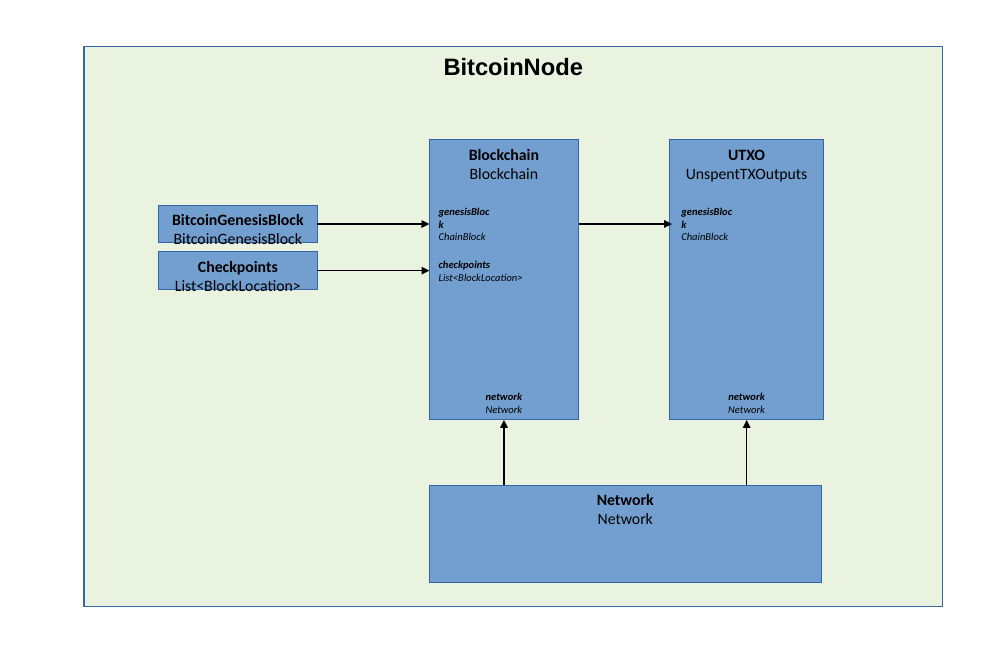
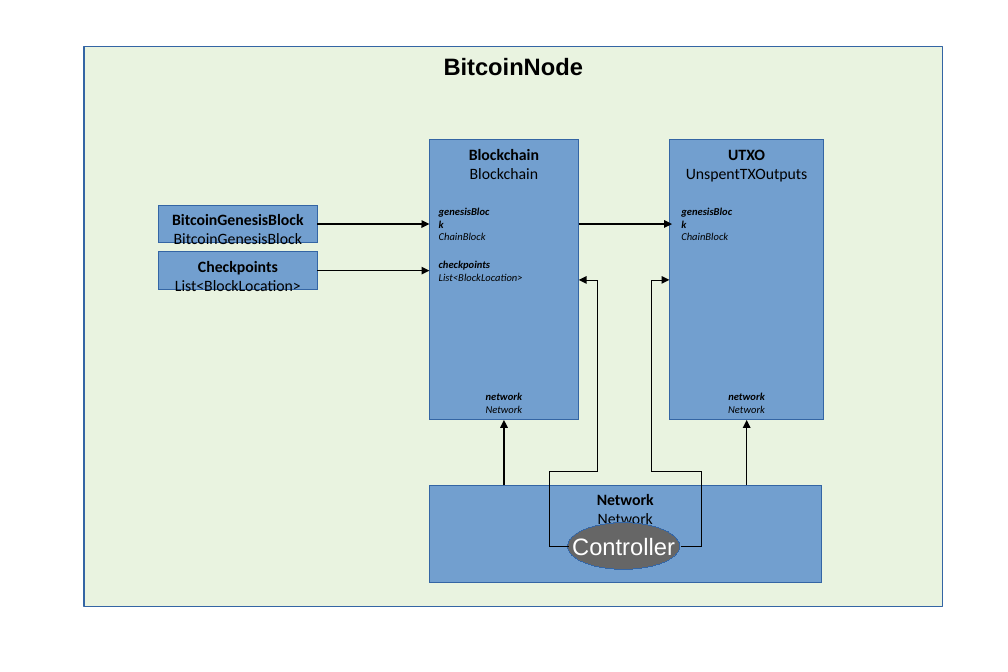
Before and after one commit to BusinessChain/BToken, a slide deck: slide 1 of Doc/BitcoinNode.odp. Drawn at 1008x672 pixels with LibreOffice and Linux fonts; fonts in the diff are those of the drawing. Boxes give left, top, right and bottom in pixels: in the first picture for what was removed or moved away, otherwise in the second. Text is boxed around its words. In the diff, an @@ line names an element or a change of style, - is before the commit and + after.

```diff
--- a/Doc/BitcoinNode.odp
+++ b/Doc/BitcoinNode.odp
@@ elbow arrow added from (569, 546) to (578, 280), #000000 0 pt @@
@@ elbow arrow added from (681, 546) to (669, 280), #000000 0 pt @@
@@ ellipse added at box(568, 522, 680, 569), fill #666666, outline #3465A4 0 pt, 18 pt, text #FFFFFF @@
+Controller
```
Also in this commit, not shown: 17 other files.
